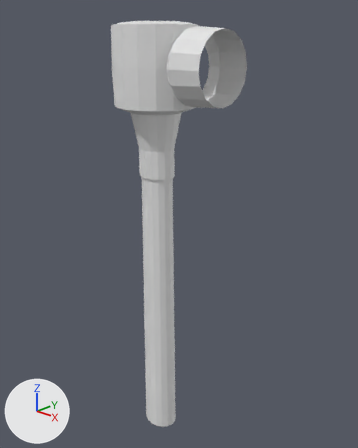
The Blender file Designs for Maze Game/Hammer/Sledgehammer.blend as it was, and as the next commit left it.
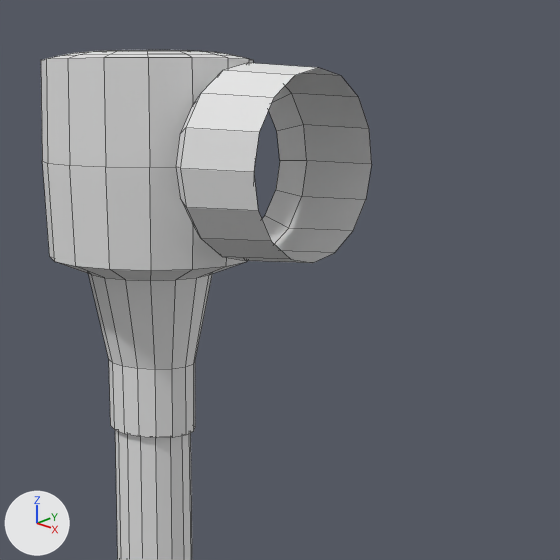
Old and new are each drawn whole from a camera (50 mm lens) standing at (3.22, -3.082, 1.608) and looking at (0.161, 0.125, -0.043) and again close up on the part from 26% to 91% of the width and 0% to 51% of the height. The lights are fixed; the arrows at lower left show +X, +Y and +Z. The close-ups show mesh edges as thin lines.
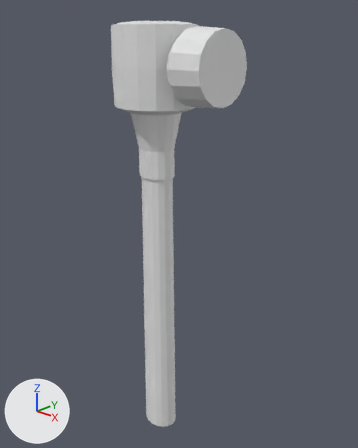
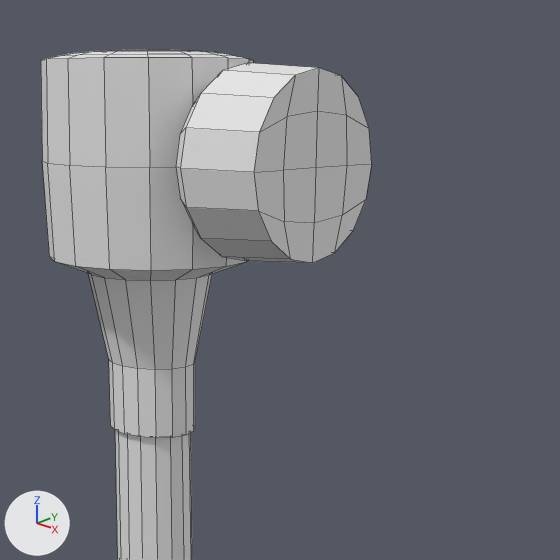
What the commit changed:
me_circle is used by ob_circle; location (0.0, 0.0, 0.0); scale (1.21, 1.0, 1.0).
me_circle had 322 vertices, 304 faces and spanned x -0.32..0.62, y -0.36..0.36, z -2.39..1.74.
me_circle now has 331 vertices, 320 faces and spans x -0.32..0.62, y -0.36..0.36, z -2.39..1.74.
Part 1, on me_circle:
9 vertices are added at x 0.62, y -0.16..0.16, z 1.23..1.56.
16 new faces join them.

Boxes [x1, y1, x2, y2] around the edits, measured in the close-ups (560 x 560 px):
part 1 of me_circle, added: after [254, 68, 371, 263]
